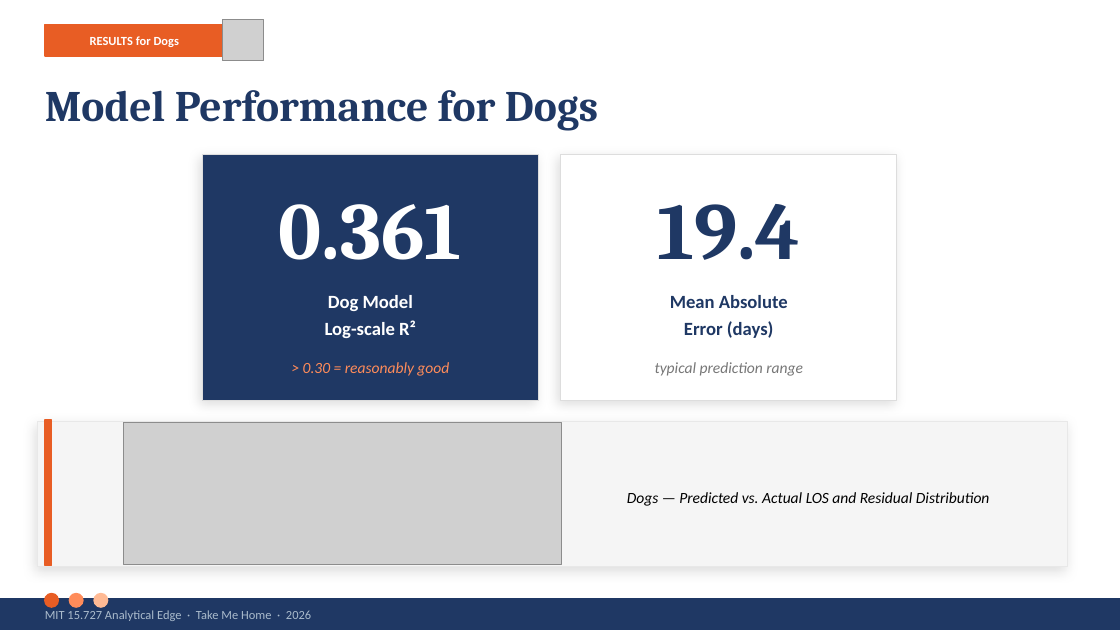
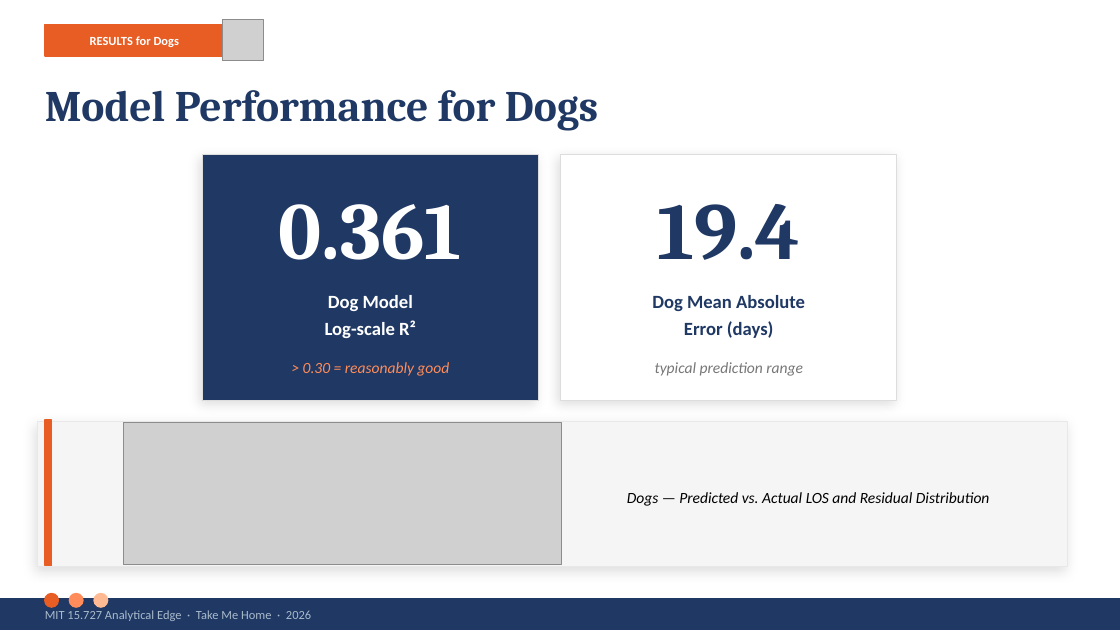
Before and after one commit to hsienhsinlee/MIT_15.727.AE_TakeMeHome, a slide deck: slide 5 of Final deliverables/TakeMeHome_Deck v1.pptx. Drawn at 1120x630 pixels with LibreOffice and Linux fonts; fonts in the diff are those of the drawing; grey boxes stand for pictures. Boxes give left, top, right and bottom in pixels: in the first picture for what was removed or moved away, otherwise in the second. Text is boxed around its words. In the diff, an @@ line names an element or a change of style, - is before the commit and + after.

```diff
--- a/Final deliverables/TakeMeHome_Deck v1.pptx
+++ b/Final deliverables/TakeMeHome_Deck v1.pptx
@@ text at (x1=652, y1=295, x2=805, y2=311): text changed @@
-Mean Absolute
+Dog Mean Absolute
```
Also in this commit, not shown: 5 other slides changed.
